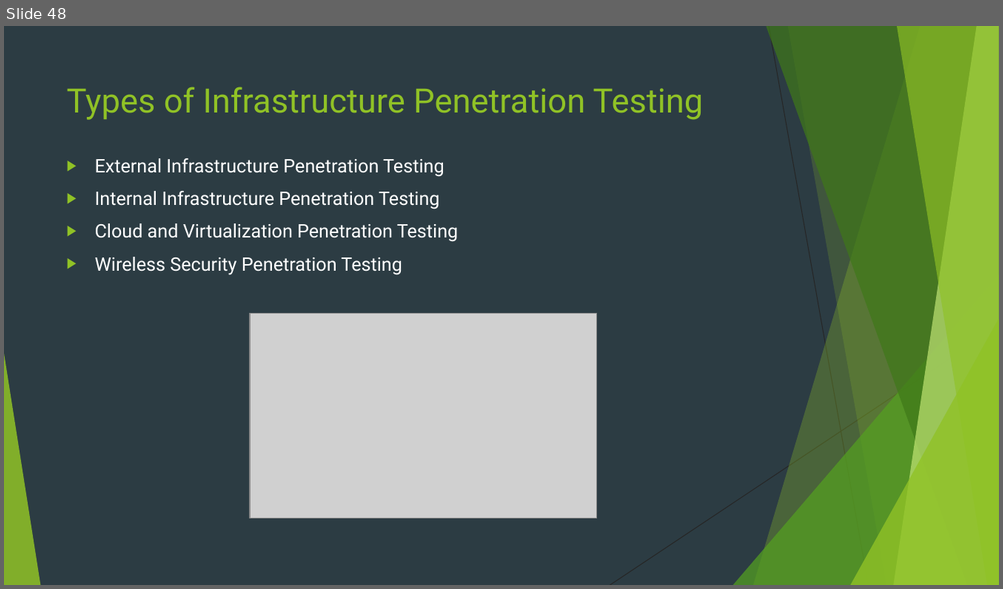
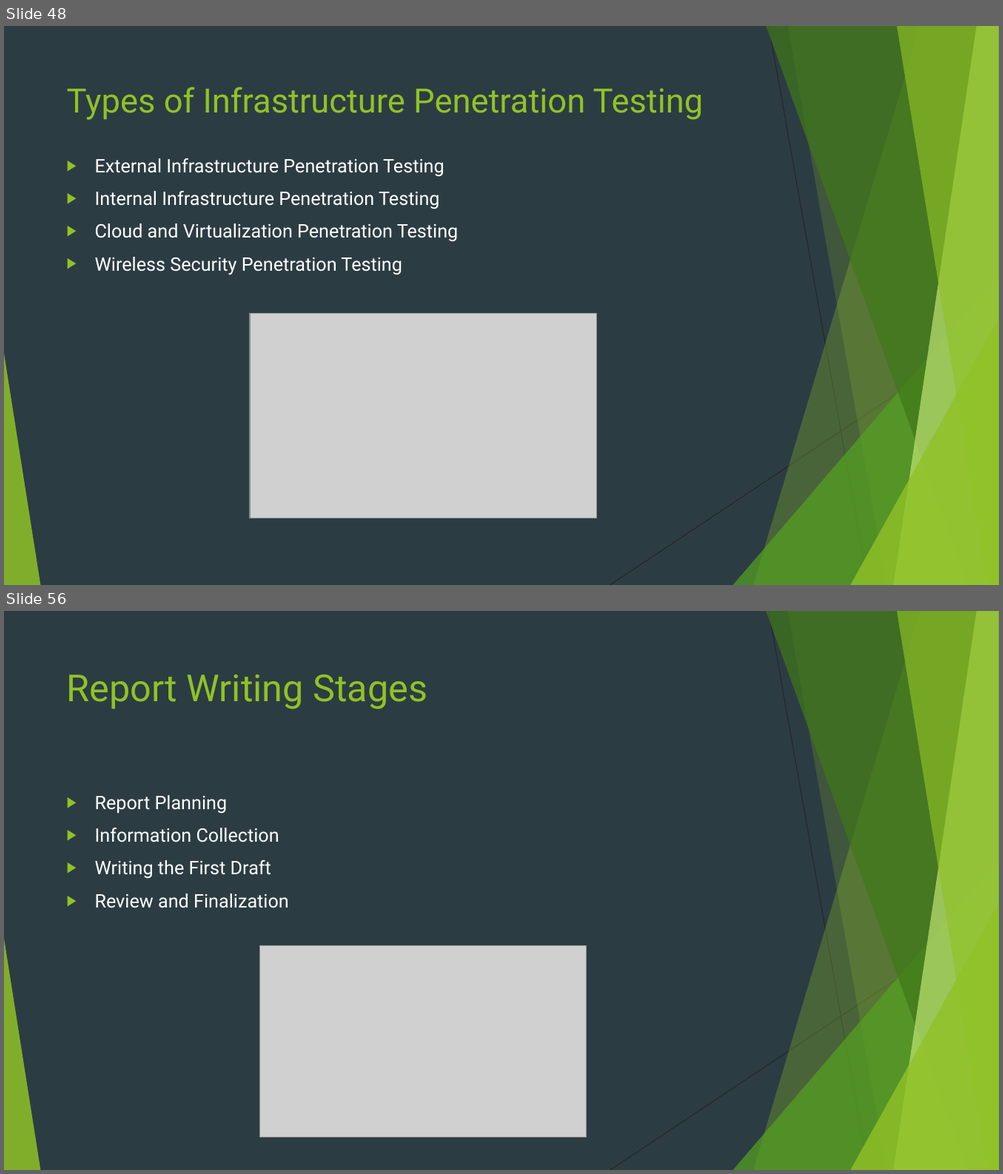
Before and after one commit to Navo26/SecurityTesting, a slide deck: PENETRATION TESTING.pptx. Shown one above the other, each under a label of ours: slide 48 before the commit, slides 48 and 56 after it; the slides between them are not shown. The pictures are 1003x589 and 1003x1174 pixels, drawn with LibreOffice and Linux fonts; fonts in the diff are those of the drawing; grey boxes stand for pictures. Boxes give left, top, right and bottom in pixels: in the first picture for what was removed or moved away, otherwise in the second. Text is boxed around its words. In the diff, an @@ line names an element or a change of style, - is before the commit and + after.

```diff
--- a/PENETRATION TESTING.pptx
+++ b/PENETRATION TESTING.pptx
@@ slide 56 added at [4,611,999,1170], background #2C3C43; not listed: 10 template elements that a slide beside it also shows @@
@@ title added at [67,675,428,709], 36 pt, text #90C226 @@
+Report Writing Stages
@@ text added at [95,795,289,908], 18 pt, text #FFFFFF @@
+▶ Report Planning
+▶ Information Collection
+▶ Writing the First Draft
+▶ Review and Finalization
@@ picture added at [260,945,586,1137] @@
```
Also in this commit, not shown: 1 slide changed, 7 other slides added.
